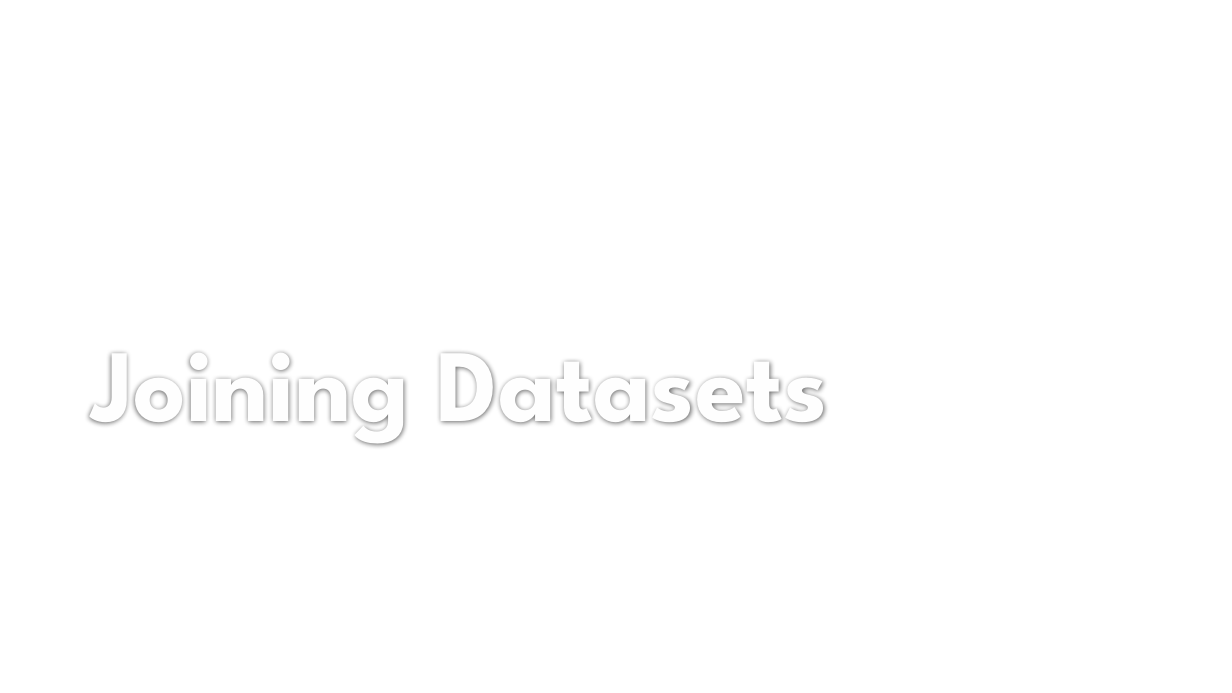
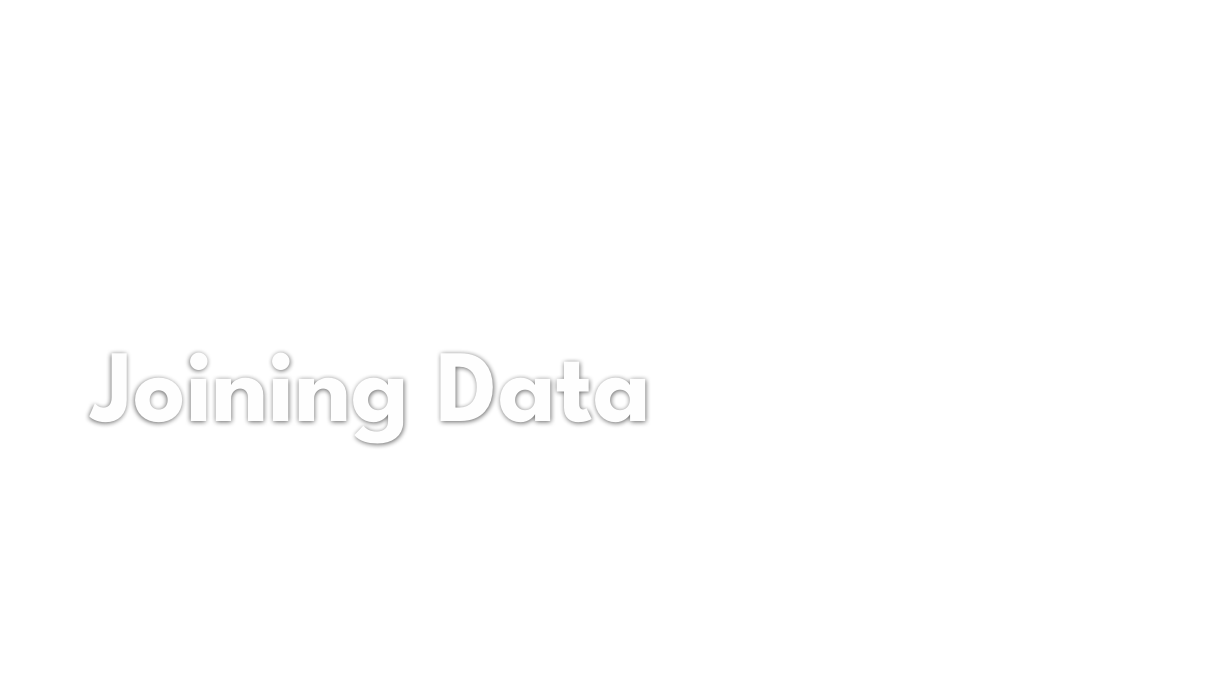
Before and after one commit to izzixcoatxs/Into_the_Tidyverse, a slide deck: slide 52 of sessions/session_four/izzie_session_four_a&b_presentation.pptx (slide 46 before the commit). Drawn at 1232x693 pixels with LibreOffice and Linux fonts; fonts in the diff are those of the drawing; background and template pictures are left out. Boxes give left, top, right and bottom in pixels: in the first picture for what was removed or moved away, otherwise in the second. Text is boxed around its words. In the diff, an @@ line names an element or a change of style, - is before the commit and + after.

Commit message:
fix typos

```diff
--- a/sessions/session_four/izzie_session_four_a&b_presentation.pptx
+++ b/sessions/session_four/izzie_session_four_a&b_presentation.pptx
@@ title at (x1=91, y1=352, x2=651, y2=446): text changed @@
-Joining Datasets
+Joining Data
```
Also in this commit, not shown: 12 other slides changed, 8 slides added, 2 slides removed.
